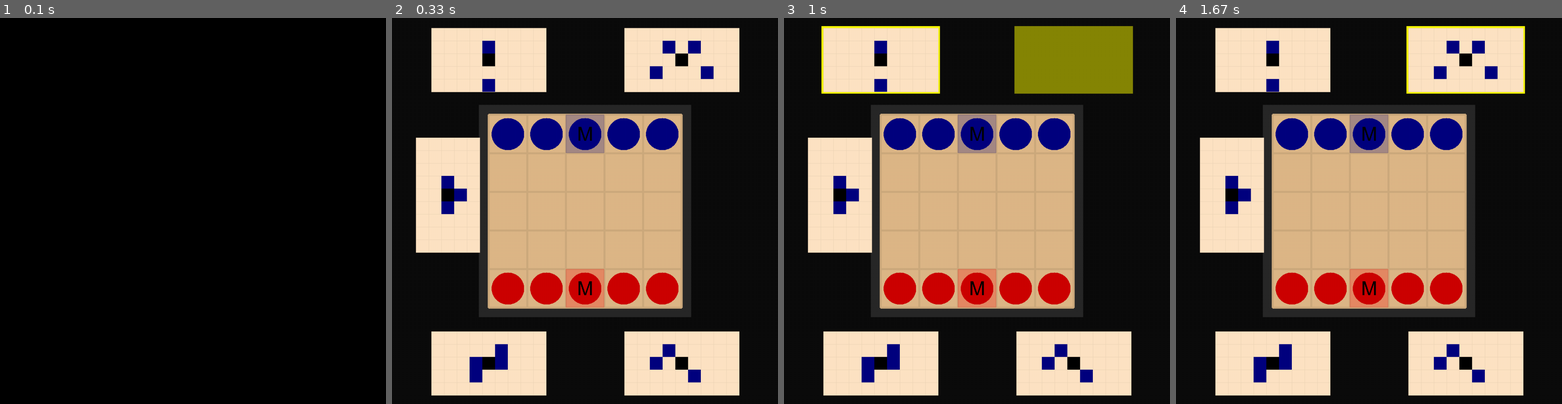
Above: before the commit, frames 1-4 (left to right).
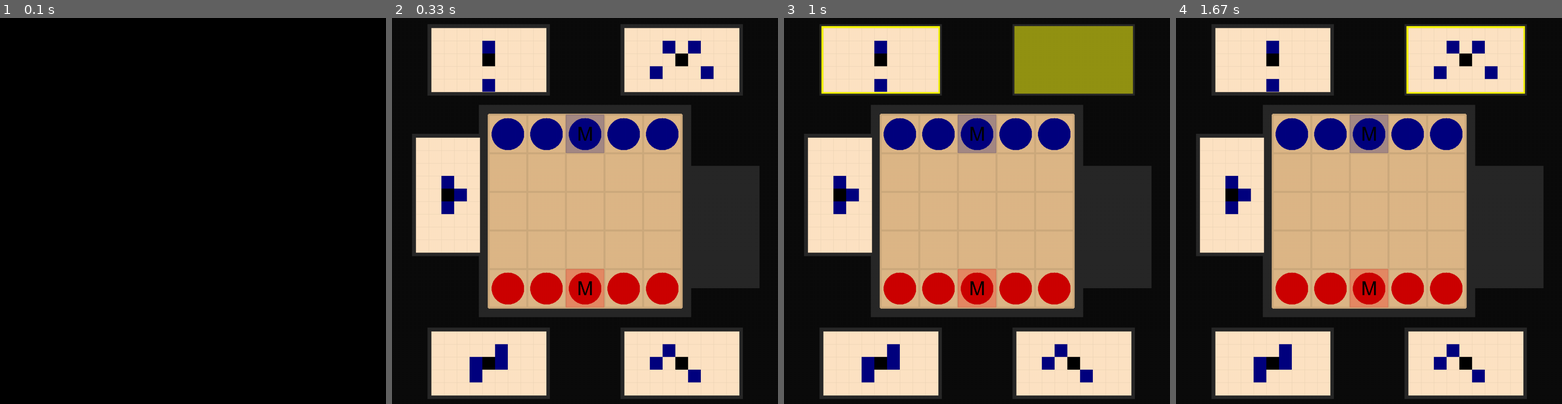
Above: after the commit, the same moments.

Repository: marioszap/onitamaEngine
Game: pygame game, started from pyGame.py
Two runs of this game, one before a commit and one after it. Both use one fixed random seed, a clock stepped at 60 frames per second and the inputs below.
Inputs (mouse positions are in pixels of both pictures, inside the frame that each line leads up to):
- Up to frame 1 (0.1 s): no input
- Up to frame 2 (0.33 s): no input
- Up to frame 3 (1 s): click (880, 60) at 0.43 s; click (1073, 60) at 0.8 s
- Up to frame 4 (1.67 s): move the mouse to (1268, 68) at 1.57 s

Frame 1 is identical in both runs. In frame 2, 9.6% of the frame differs, in the area x 5-96%, y 1-99%; in frame 3, 8.7%; in frame 4, 9.1%.

Commit message:
Exchange of cards and throne captures done

Diff:
--- a/engine.py
+++ b/engine.py
@@ -27,21 +27,6 @@
     screen.blit(s, (stW, stH))
 
 
-def drawRotatedRectangle(screen, x, y, width, height, color, rotation=0) -> None:
-    points = []
-    radius = math.sqrt((height / 2)**2 + (width / 2)**2)
-
-    angle = math.atan2(height / 2, width / 2)
-    angles = [angle, -angle + math.pi, angle + math.pi, -angle]
-    rot_radians = (math.pi / 180) * rotation
-
-    for angle in angles:
-        y_offset = -1 * radius * math.sin(angle + rot_radians)
-        x_offset = radius * math.cos(angle + rot_radians)
-        points.append((x + x_offset, y + y_offset))
-
-    pygame.draw.polygon(screen, color, points)
-
 class Card():
     def __init__(self, name:str, moves:list[list[int]], stPoint=list[int], cardL=CARD_LENGTH, cardH=CARD_HEIGHT) -> None:
         self.name = name
@@ -112,8 +97,6 @@
         for move in self.moves:
             pygame.draw.rect(screen, "navy", pygame.Rect(centerStPoint[0]+move[0]*sq, centerStPoint[1]+move[1]*sq, sq, sq))
 
-        #drawRotatedRectangle(screen, 470, 600, CARD_HEIGHT, CARD_LENGTH, lineColor, rotation=40)
-        #drawRotatedRectangle(screen, 150, 600, CARD_HEIGHT, CARD_LENGTH, lineColor, rotation=20)
 
 class Player():
     def __init__(self, userView, cardsInGame, name, color) -> None:
@@ -194,11 +177,11 @@
         self.stW = stW
         self.stH = stH
         self.players = [None] * 2
-        #self.cardOut =
         for i in range(len(self.players)):
             self.players[i] = Player(1-i, cardsInGame, f'p{i+1}', colors[i])
         self.firstPlayerIdx = random.randint(0,1)
         self.firstPlayer = self.players[self.firstPlayerIdx]
+        self.endMessage = None
 
         for el in cardsInGame:
             if self.firstPlayer.userView:
@@ -210,7 +193,6 @@
                 self.cardOut.mirrorCoord(1)
 
         self.cardOut.swapCoordinates()
-
         self.cardOut.swapHeightWithWidth()
 
 
@@ -230,12 +212,12 @@
             pygame.draw.line(screen, lineColor, (self.stW, i*SQ_SIZE+self.stH), (BOARD_HEIGHT+self.stW, i*SQ_SIZE+self.stH), SQ_SIZE//20) #Horizontal
         drawTransparentRect(screen, "navy", (n//2)*SQ_SIZE+self.stW, 0*SQ_SIZE+self.stH, SQ_SIZE, SQ_SIZE)
         drawTransparentRect(screen, "red", (n//2)*SQ_SIZE+self.stW, (n-1)*SQ_SIZE+self.stH, SQ_SIZE, SQ_SIZE)
-        """for player in self.players:
+        for player in self.players:
             for card in player.cards:
                 pygame.draw.rect(screen, "grey16", pygame.Rect(card.stPoint[0]-smallOffset, card.stPoint[1]-smallOffset, card.cardL+2*smallOffset, card.cardH+2*smallOffset))
         pygame.draw.rect(screen, "grey16", pygame.Rect((self.stW-card.cardH+2*smallOffset)/2, self.stW + SQ_SIZE/2, card.cardH+2*smallOffset, card.cardL+2*smallOffset)) #left
         pygame.draw.rect(screen, "grey16", pygame.Rect((self.stW-card.cardH+2*smallOffset)/2 + BOARD_WIDTH + 2*offset + card.cardH, self.stW + BOARD_HEIGHT - SQ_SIZE/2 - 2*smallOffset
-                                                        - card.cardL, card.cardH+2*smallOffset, card.cardL+2*smallOffset))"""
+                                                        - card.cardL, card.cardH+2*smallOffset, card.cardL+2*smallOffset))#"""
 
 
     def highlightSquares(self, screen, card, playerName: str) -> bool:
@@ -277,14 +259,15 @@
 
         try:
             if self.board[endSquare[0]][endSquare[1]][1] != pawnName[1] and self.board[endSquare[0]][endSquare[1]][2] == 'M':
-                print(f'Game over: {pawnName[:2]} wins!')
+                self.endMessage = self.gameFinished(pawnName[:2])
         except:
             ...
         if pawnName == 'p1M' and [endSquare[0], endSquare[1]] == self.p2Throne:
-            print(f'Game over: {pawnName[:2]} wins!')
+            self.endMessage = self.gameFinished(pawnName[:2])
+
 
         if pawnName == 'p2M' and [endSquare[0], endSquare[1]] == self.p1Throne:
-            print(f'Game over: {pawnName[:2]} wins!')
+            self.endMessage = self.gameFinished(pawnName[:2])
 
         self.board[endSquare[0]][endSquare[1]] = pawnName
 
@@ -296,3 +279,17 @@
         self.players[(playerToPlayIndex + 1) % 2].plays = False
         for card in self.players[(playerToPlayIndex + 1) % 2].cards:
             card.active = False
+
+
+    def gameFinished(self, message: str) -> str:
+        endMessage = f'Game over! {message} wins. Replay?'
+        return endMessage
+
+
+    def drawEndScreen(self, message: str) -> None:
+        drawTransparentRect(screen, 'grey', 0, 0, screen.get_width(), screen.get_height(), alpha=128)
+        font = pygame.font.Font('freesansbold.ttf', 64)
+        text = font.render(message, True, 'red')
+        textRect = text.get_rect()
+        textRect.center = (screen.get_width() // 2, screen.get_height() // 2)
+        screen.blit(text, textRect)
--- a/pyGame.py
+++ b/pyGame.py
@@ -55,7 +55,6 @@
     running = True
     turnFinished = False
 
-    print(game.cardOut.name)
     while running:
         for e in pygame.event.get():
             if e.type == pygame.QUIT:
@@ -65,29 +64,31 @@
         turnFinished = False
         drawBackground(screen)
         game.drawBoard(screen)
-        game.drawFirstCardOut()
 
         player = game.players[activePlayerIndex]
         inactivePlayer = game.players[(activePlayerIndex + 1) % 2]
-        for i in range(len(player.cards)):
-            x = player.cards[i].draw(screen, player.cards[1-i])
-            inactivePlayer.cards[i].draw(screen, player.cards[1-i])
-            if not x is None:
-                global cardToPlay
-                cardToPlay = x
+        if game.endMessage:
+            game.drawEndScreen(game.endMessage)
+        else:
+            game.drawFirstCardOut()
+            for i in range(len(player.cards)):
+                x = player.cards[i].draw(screen, player.cards[1-i])
+                inactivePlayer.cards[i].draw(screen, player.cards[1-i])
+                if not x is None:
+                    global cardToPlay
+                    cardToPlay = x
 
-        if not cardToPlay is None:
-            turnFinished = game.highlightSquares(screen, cardToPlay, player.name)
-            #cardUsed =
-        drawPawns(screen, game.board, (SCREEN_WIDTH-BOARD_HEIGHT)/2, (SCREEN_HEIGHT-BOARD_HEIGHT)/2)
+            if not cardToPlay is None:
+                turnFinished = game.highlightSquares(screen, cardToPlay, player.name)
 
-        if turnFinished:
-            activePlayerIndex = (activePlayerIndex + 1) % 2
-            game.playerTurn(activePlayerIndex)
-            player.unclickCards()
-            game.cardOut = player.sendCard(cardToPlay, game.cardOut)
-            #player.receiveCard()
-            cardToPlay = None
+            drawPawns(screen, game.board, (SCREEN_WIDTH-BOARD_HEIGHT)/2, (SCREEN_HEIGHT-BOARD_HEIGHT)/2)
+
+            if turnFinished:
+                activePlayerIndex = (activePlayerIndex + 1) % 2
+                game.playerTurn(activePlayerIndex)
+                player.unclickCards()
+                game.cardOut = player.sendCard(cardToPlay, game.cardOut)
+                cardToPlay = None
 
         clock.tick(MAX_FPS)
         pygame.display.flip()
